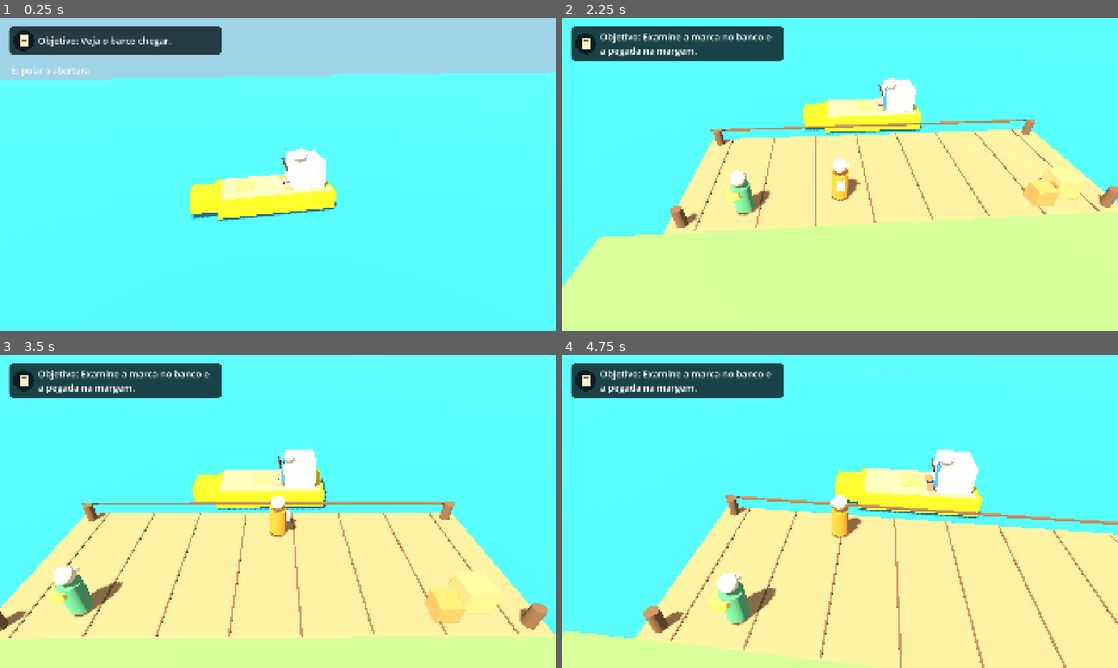
Above: before the commit, frames 1-4 (two rows, left to right).
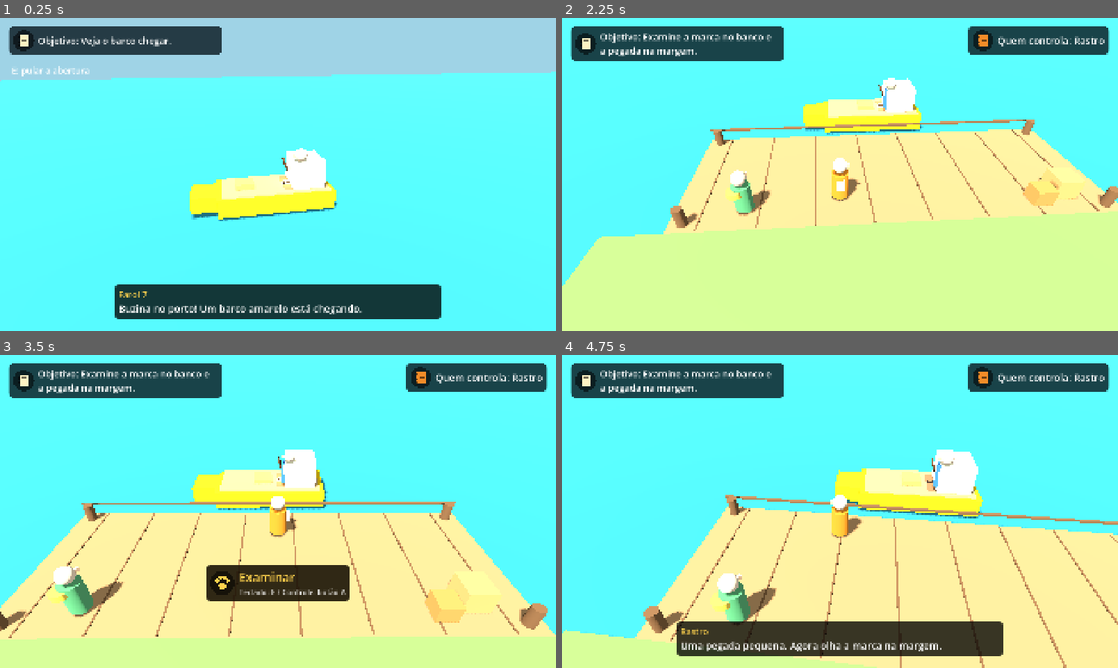
Above: after the commit, the same moments.

Repository: thiagomendes/rota-brava
Game: Godot game, scene res://episodes/ep01/ep01_main.tscn
Same seed, same stepped clock (60 frames per second), same inputs: the game is played once before the commit and once after it. This scene is started directly instead of the project's main scene.
Inputs (mouse positions are in pixels of both pictures, inside the frame that each line leads up to):
- Up to frame 1 (0.25 s): no input
- Up to frame 2 (2.25 s): tap Enter (ui_accept) at 0.5, 0.77, 1.52 s; move the mouse to (962, 158) at 0.52 s; hold D (move_right) 0.53-1.28 s; hold E (interact) 0.53-1.28 s; click (962, 158) at 0.67 s; move the mouse to (728, 190) at 1.27 s; hold S (move_down) 1.28-2.03 s; tap E (interact) at 1.35 s; move the mouse to (895, 105) at 2.02 s; hold D (move_right) from 2.03 s (still down); hold E (interact) from 2.03 s (still down)
- Up to frame 3 (3.5 s): move the mouse to (250, 574) at 2.77 s; release D (move_right) at 2.78 s; release E (interact) at 2.78 s; hold W (move_up) from 2.78 s (still down); tap E (interact) at 2.85 s; click (250, 574) at 2.92 s; tap Enter (ui_accept) at 3.02 s
- Up to frame 4 (4.75 s): move the mouse to (1006, 558) at 3.52 s; release W (move_up) at 3.53 s; hold E (interact) 3.53-4.28 s; hold A (move_left) from 3.53 s (still down); tap Enter (ui_accept) at 3.77, 4.52 s; tap Escape (pause) at 4.15 s; move the mouse to (673, 464) at 4.27 s; tap E (interact) at 4.35 s

The runs differ from the first frame. In frame 1, 6.5% of the frame differs, in the area x 20-80%, y 85-97%; in frame 2, 2.3%; in frame 3, 5.3%; in frame 4, 8.8%, in the area x 20-99%, y 2-97%.

Commit message:
feat(rb-02): HUD ancorado corretamente, atores nascem fora do mapa, teste ponta a ponta e gravacao

Diff:
--- a/game/episodes/ep01/ep01_main.gd
+++ b/game/episodes/ep01/ep01_main.gd
@@ -51,6 +51,8 @@
 	for m: StringName in [&"tracker", &"climber", &"pilot"]:
 		var a := MemberActor.new()
 		a.setup(m)
+		# Nascem longe do mapa: cada estagio reposiciona quem usa (evita atores empilhados na origem).
+		a.position = Vector3(500, 5, 500)
 		world.add_child(a)
 		actors[m] = a
 	boat = BoatActor.new()
--- /dev/null
+++ b/game/tests/test_playthrough.gd
@@ -0,0 +1,51 @@
+extends RefCounted
+## Ponta a ponta (RB-02): o bot joga o episodio inteiro com entrada real, em tempo acelerado, e o diretor chega a `complete`.
+## Nao comprova render, som, UX nem desempenho; prova que o caminho completo e jogavel pelas intencoes da Input Map.
+
+const TIME_SCALE := 8.0
+const MAX_FRAMES := 60000
+
+var r
+
+
+func run(runner) -> void:
+	r = runner
+	Ep01Main.carry_completed = []
+	Ep01Main.start_state = &""
+	var main := (load("res://episodes/ep01/ep01_main.tscn") as PackedScene).instantiate() as Ep01Main
+	r.tree.root.add_child(main)
+	r.tree.current_scene = main
+	await r.frames(3)
+
+	var visited: Array[StringName] = []
+	main.director.state_changed.connect(func(_old: StringName, new: StringName) -> void: visited.append(new))
+	var bot := Ep01DemoBot.new()
+	bot.main = main
+	bot.timeout_seconds = 1200.0
+	bot.log_steps = false
+	main.add_child(bot)
+	var result := {"done": false, "ok": false}
+	bot.finished.connect(func(ok: bool) -> void:
+		result["done"] = true
+		result["ok"] = ok)
+
+	Engine.time_scale = TIME_SCALE
+	var frames := 0
+	while not result["done"] and frames < MAX_FRAMES:
+		await r.tree.process_frame
+		frames += 1
+	Engine.time_scale = 1.0
+
+	r.check(result["done"], "o bot terminou dentro do limite (estado final %s, %d quadros)" % [main.director.state, frames])
+	r.check(bool(result["ok"]), "o bot concluiu o episodio com entrada real")
+	r.check(main.director.state == &"complete", "o diretor chegou a complete")
+	r.check(visited == [&"dock_investigation", &"river_search", &"island_crossing", &"docking", &"return_trip", &"complete"],
+		"todas as etapas foram percorridas em ordem %s" % str(visited))
+	r.check(main.director.completed_episodes == [&"ep01"], "a conclusao foi registrada uma vez")
+	r.check(main.director.line_fixed, "a linha ficou fixada")
+	r.check(main.hud.complete_open, "a tela de conclusao foi exibida")
+
+	main.queue_free()
+	await r.frames(2)
+	r.tree.current_scene = null
+	r.tree.paused = false
--- a/game/ui/hud.gd
+++ b/game/ui/hud.gd
@@ -84,6 +84,20 @@
 	return p
 
 
+## Ancora o controle num ponto relativo a tela (ax, ay em 0..1) com deslocamento em pixels; cresce para os lados indicados.
+func _anchor(c: Control, ax: float, ay: float, ox: float, oy: float, grow_h: Control.GrowDirection, grow_v: Control.GrowDirection) -> void:
+	c.anchor_left = ax
+	c.anchor_right = ax
+	c.anchor_top = ay
+	c.anchor_bottom = ay
+	c.offset_left = ox
+	c.offset_right = ox
+	c.offset_top = oy
+	c.offset_bottom = oy
+	c.grow_horizontal = grow_h
+	c.grow_vertical = grow_v
+
+
 func _label(parent: Node, size: int = FONT, color: Color = Color.WHITE) -> Label:
 	var l := Label.new()
 	l.add_theme_font_size_override("font_size", size)
@@ -122,9 +136,7 @@
 func _build_member(root: Control) -> void:
 	_member_panel = _panel(root)
 	_member_panel.name = "MemberPanel"
-	_member_panel.set_anchors_preset(Control.PRESET_TOP_RIGHT)
-	_member_panel.grow_horizontal = Control.GROW_DIRECTION_BEGIN
-	_member_panel.position = Vector2(-32, 28)
+	_anchor(_member_panel, 1.0, 0.0, -32.0, 28.0, Control.GROW_DIRECTION_BEGIN, Control.GROW_DIRECTION_END)
 	var h := HBoxContainer.new()
 	h.add_theme_constant_override("separation", 14)
 	_member_panel.add_child(h)
@@ -139,10 +151,7 @@
 func _build_prompt(root: Control) -> void:
 	_prompt_panel = _panel(root, Color(0.1, 0.07, 0.02, 0.9))
 	_prompt_panel.name = "PromptPanel"
-	_prompt_panel.set_anchors_preset(Control.PRESET_CENTER_BOTTOM)
-	_prompt_panel.grow_horizontal = Control.GROW_DIRECTION_BOTH
-	_prompt_panel.grow_vertical = Control.GROW_DIRECTION_BEGIN
-	_prompt_panel.position = Vector2(-220, -300)
+	_anchor(_prompt_panel, 0.5, 1.0, 0.0, -230.0, Control.GROW_DIRECTION_BOTH, Control.GROW_DIRECTION_BEGIN)
 	var h := HBoxContainer.new()
 	h.add_theme_constant_override("separation", 16)
 	_prompt_panel.add_child(h)
@@ -163,10 +172,7 @@
 func _build_subtitle(root: Control) -> void:
 	_sub_panel = _panel(root, Color(0, 0, 0, 0.78))
 	_sub_panel.name = "SubtitlePanel"
-	_sub_panel.set_anchors_preset(Control.PRESET_CENTER_BOTTOM)
-	_sub_panel.grow_horizontal = Control.GROW_DIRECTION_BOTH
-	_sub_panel.grow_vertical = Control.GROW_DIRECTION_BEGIN
-	_sub_panel.position = Vector2(-560, -40)
+	_anchor(_sub_panel, 0.5, 1.0, 0.0, -40.0, Control.GROW_DIRECTION_BOTH, Control.GROW_DIRECTION_BEGIN)
 	var v := VBoxContainer.new()
 	_sub_panel.add_child(v)
 	_sub_speaker = _label(v, 30, Color("ffd24d"))
Not shown, added: tools/record-playthrough.ps1
